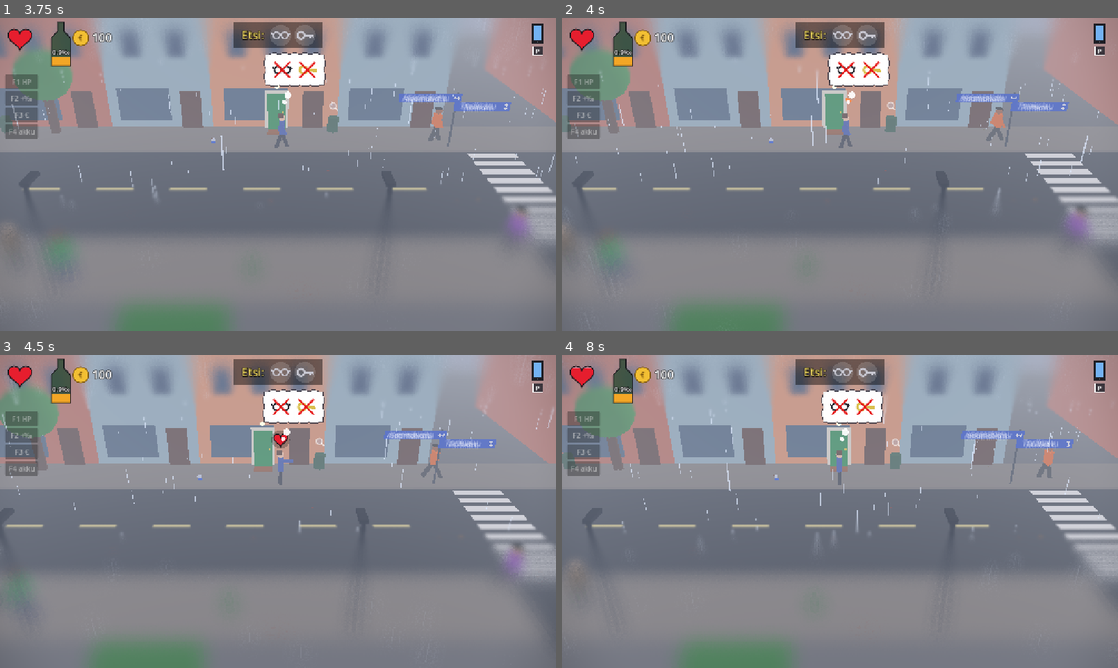
Above: before the commit, frames 1-4 (two rows, left to right).
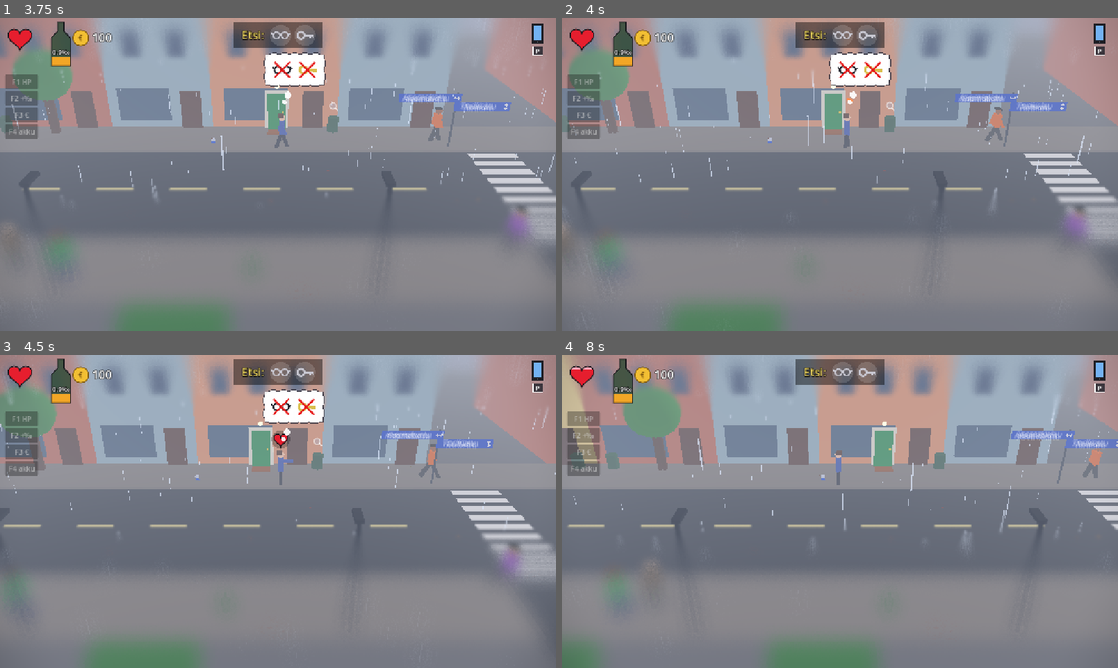
Above: after the commit, the same moments.

Repository: Ecculi/GoodMorningMoonshine
Game: Godot game, scene res://scenes/main.tscn
The game is run twice, just before and just after one commit, with the same random seed, the same clock (stepped at 60 frames per second) and the same inputs.
Inputs (mouse positions are in pixels of both pictures, inside the frame that each line leads up to):
- Up to frame 1 (3.75 s): click "F1 HP" at 0.5 s; click "F2 +‰" at 1.25 s; click "F3 €" at 2 s; click "F4 akku" at 2.75 s; tap Enter at 3.5 s; move the mouse to (400, 158) at 3.52 s; hold Right (move_right) from 3.53 s (still down); hold Space (action) from 3.53 s (still down); click (400, 158) at 3.67 s
- Up to frame 2 (4 s): keep holding Right (move_right); keep holding Space (action); tap Shift (run, bound only after the commit) at 3.8 s
- Up to frame 3 (4.5 s): release Right (move_right) at 4.25 s; release Space (action) at 4.25 s; drag from (166, 527) to (250, 574) at 4.27 s
- Up to frame 4 (8 s): move the mouse to (895, 442) at 5.02 s; hold Right (move_right) 5.03-5.75 s; hold Space (action) 5.03-5.75 s; tap Shift (run, bound only after the commit) at 5.3 s; drag from (812, 574) to (673, 464) at 5.77 s; move the mouse to (1006, 558) at 6.52 s; hold Left (move_left) 6.53-7.25 s; hold Shift (run, bound only after the commit) 6.53-7.25 s; drag from (673, 464) to (756, 433) at 7.27 s

Frame 1 is identical in both runs. In frame 2, 1.9% of the frame differs, in the area x 1-100%, y 10-76%; in frame 3, 2.2%; in frame 4, 27%, in the area x 0-100%, y 0-100%.

Commit message:
Run with Shift (gamepad RB) held while moving
Co-Authored-By: Claude Opus 5.5 <noreply@anthropic.com>
Claude-Session: https://claude.ai/code/session_014p1PeeGbmYxJmsVU4HYhz4

Diff:
--- a/scripts/game_state.gd
+++ b/scripts/game_state.gd
@@ -681,6 +681,8 @@
 	_add_action("action", [KEY_SPACE, KEY_Z, KEY_ENTER], [JOY_BUTTON_A])
 	# Shortcut for keyboards and gamepads (on touch screens: up + action).
 	_add_action("phone", [KEY_P, KEY_TAB], [JOY_BUTTON_Y])
+	# Hold to run while moving (besides double-tapping an arrow).
+	_add_action("run", [KEY_SHIFT], [JOY_BUTTON_RIGHT_SHOULDER])
 	_add_axis("move_left", JOY_AXIS_LEFT_X, -1.0)
 	_add_axis("move_right", JOY_AXIS_LEFT_X, 1.0)
 	_add_axis("move_up", JOY_AXIS_LEFT_Y, -1.0)
--- a/scripts/player.gd
+++ b/scripts/player.gd
@@ -752,9 +752,10 @@
 		_run_by_stick = false
 		return
 	# Holding an arrow just walks. Running: a double tap on an arrow, or
-	# the touch stick pushed out to its edge (exhausted, only the short
-	# burst is left).
-	if GameState.stick_run and (not GameState.exhausted or _exhausted_run > 0.0):
+	# the touch stick pushed out to its edge, or Shift (gamepad RB) held
+	# (exhausted, only the short burst is left).
+	var hold_run := GameState.stick_run or Input.is_action_pressed("run")
+	if hold_run and (not GameState.exhausted or _exhausted_run > 0.0):
 		running = true
 		_run_by_stick = true
 	elif _run_by_stick:
Not shown, changed: DESIGN.md
